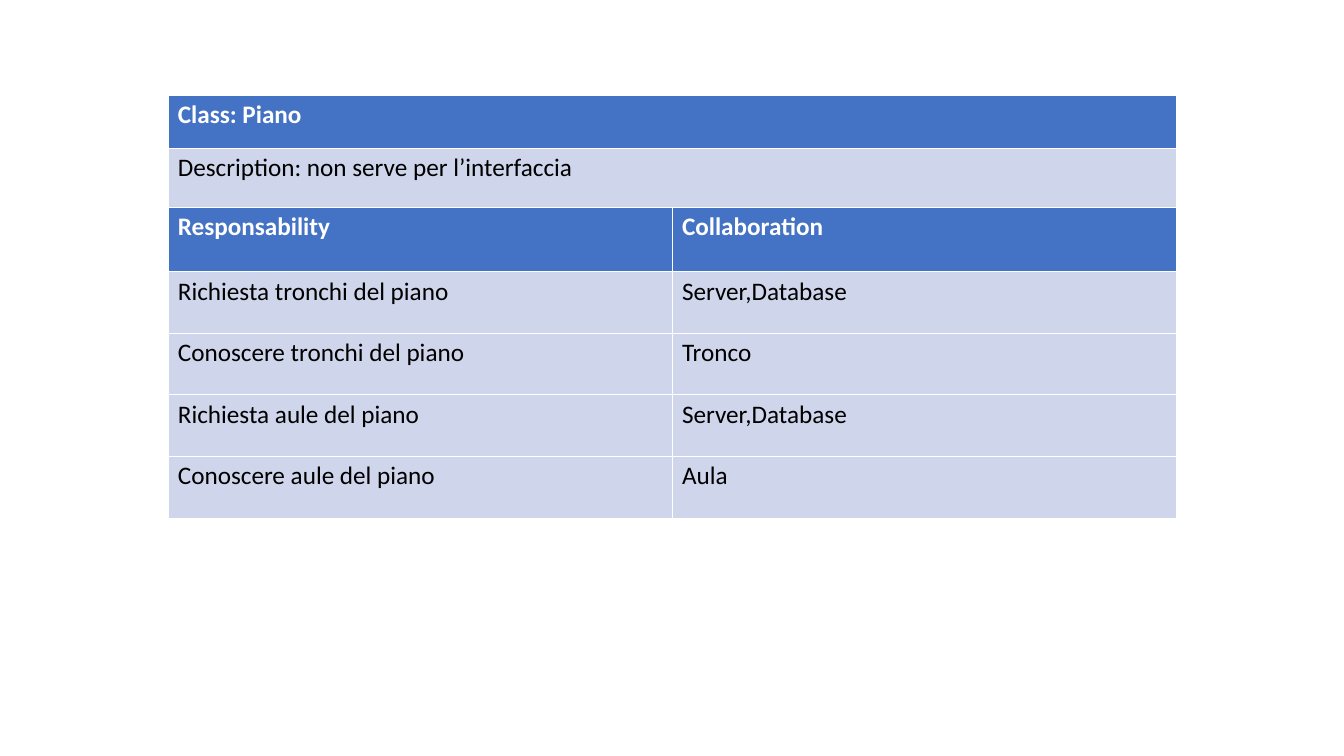
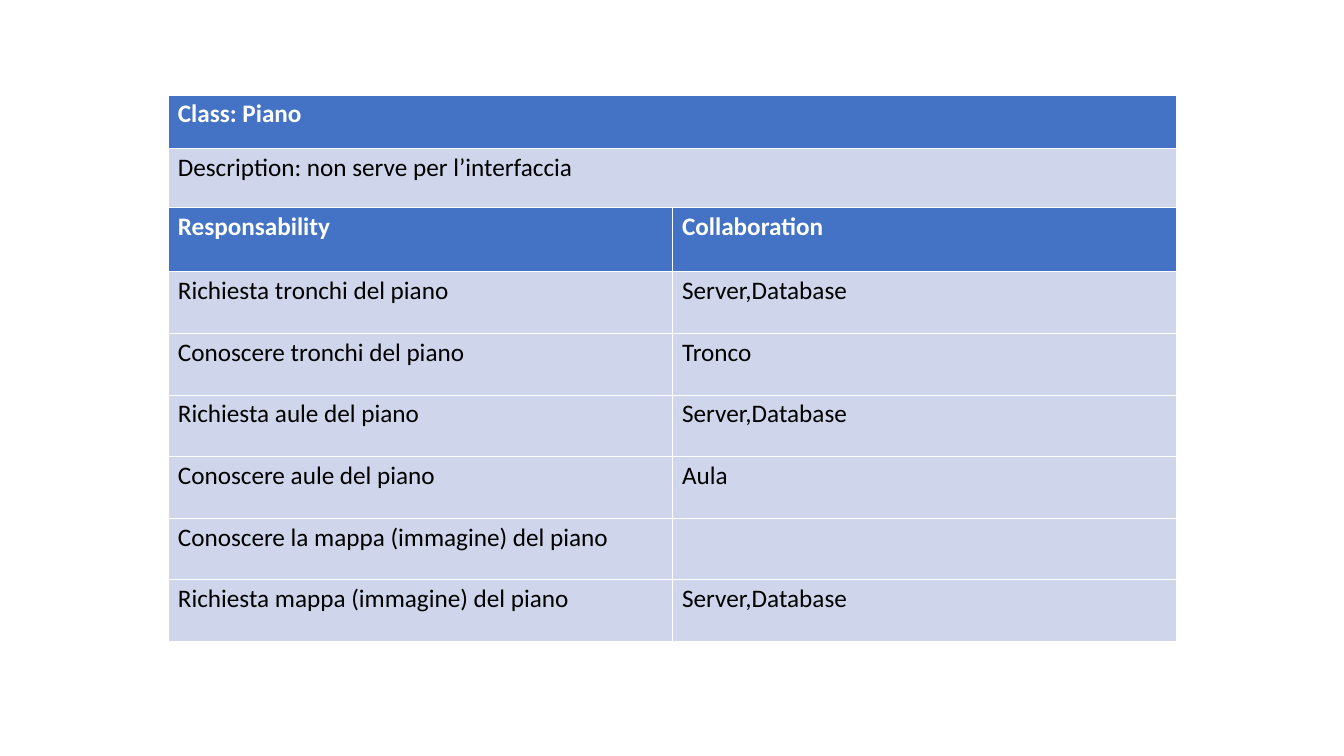
Before and after one commit to ecorradini/ProgettoIDS, a slide deck: slide 6 of AnalisiRequisiti/CRC/UT2/CRC_UT2.ppt. Drawn at 1344x756 pixels with LibreOffice and Linux fonts; fonts in the diff are those of the drawing. Boxes give left, top, right and bottom in pixels: in the first picture for what was removed or moved away, otherwise in the second. Text is boxed around its words. In the diff, an @@ line names an element or a change of style, - is before the commit and + after.

```diff
--- a/AnalisiRequisiti/CRC/UT2/CRC_UT2.ppt
+++ b/AnalisiRequisiti/CRC/UT2/CRC_UT2.ppt
@@ table at [168,207,1176,641] @@
+row 6: Conoscere la mappa (immagine) del piano | 
+row 7: Richiesta mappa (immagine) del piano | Server,Database
```
Also in this commit, not shown: 10 other slides changed.
